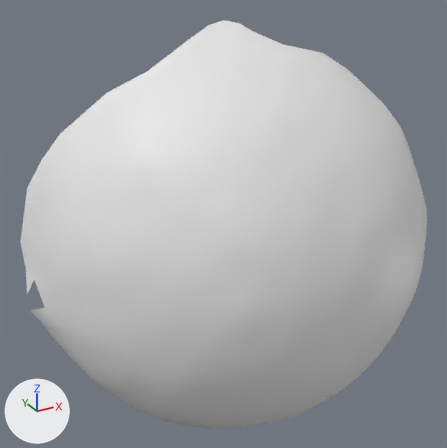
A saved change to the OBJ model res/final/onecam_fullvolume/cleanedup/FullVolium.000367.obj.
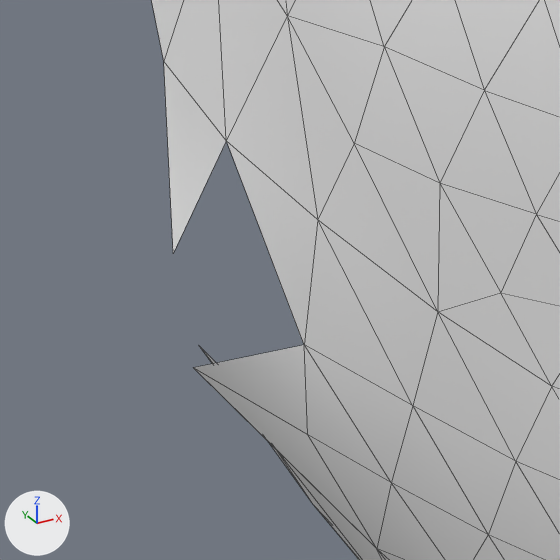
Each version is shown whole from a 50 mm lens placed at (395.8, 120.0, 502.2), pointed at (495.3, 300.7, 411.8), then close up on the part from 1% to 18% of the width and 58% to 75% of the height. Every picture has the same lights, and +X, +Y and +Z are marked at lower left. The close-ups show mesh edges as thin lines. Where no turn or scale is listed for an object, it has been applied to the vertices.

Objects in the first close-up: 'FullVolium.000367'.
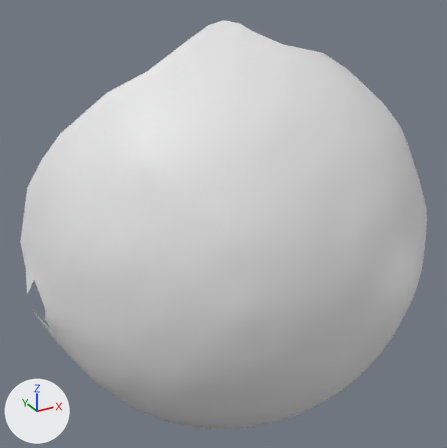
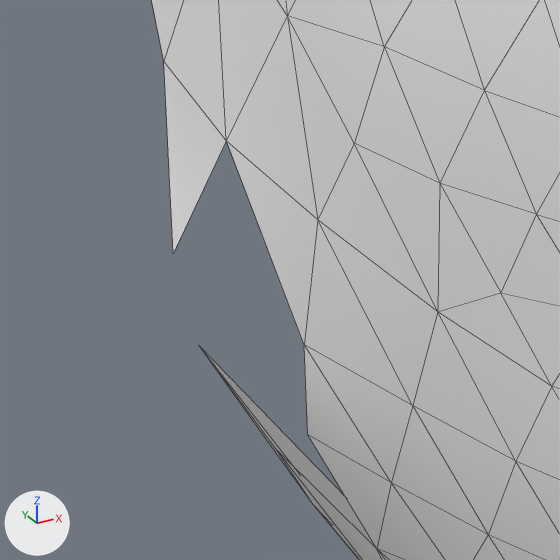
The change in detail:
me_fullvolium_000367 has 892 vertices, 1740 faces and spans x 426.0..574.0, y 244.0..342.0, z 320.0..480.0.
me_fullvolium_000367 is used by ob_fullvolium_000367; location (0.0, 0.0, 0.0).
Verts and faces of me_fullvolium_000367; kept vertices keep their numbers, new ones are numbered from 892.
Before the commit, vertices of me_fullvolium_000367: 768 (432.0, 305.0, 382.0) at pixel (376, 548), 867 (429.0, 305.0, 389.0) at pixel (307, 434), 868 (429.0, 303.0, 395.0) at pixel (304, 344), 870 (430.0, 318.0, 381.0) at pixel (275, 448), 871 (426.0, 311.0, 391.0) at pixel (193, 367).
Part 1, on me_fullvolium_000367:
Vertices deleted: 871 (with the faces that use them).

Where the change shows, as pixel boxes (x1, y1, x2, y2) in the close-ups (560 x 560 px):
part 1 of me_fullvolium_000367, deleted
    before: (194, 345, 376, 548)
